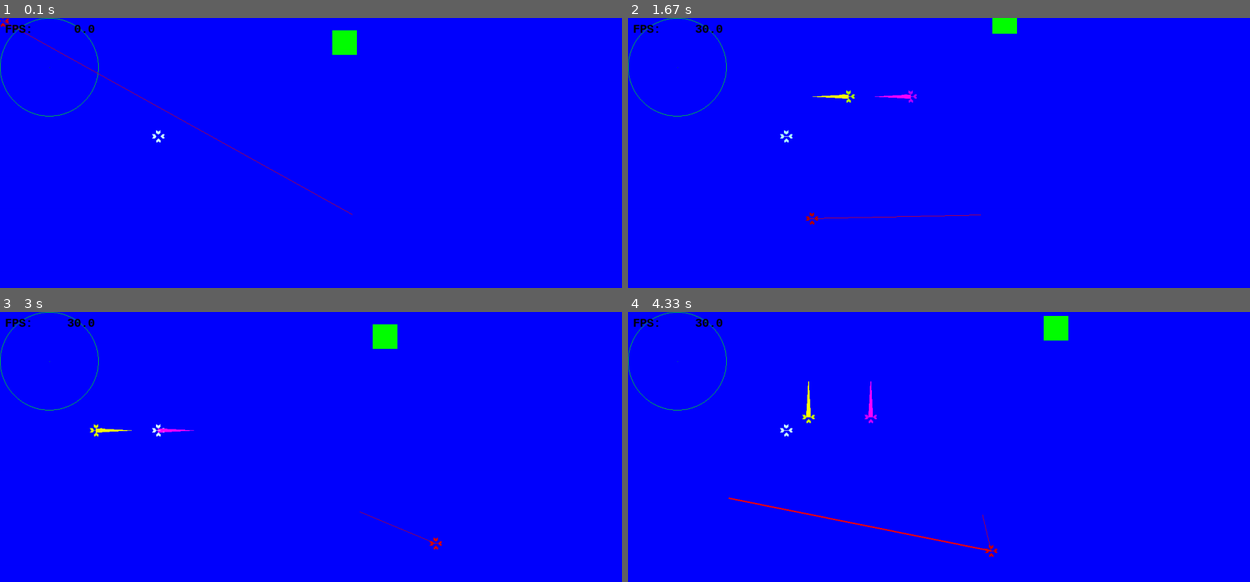
Above: before the commit, frames 1-4 (two rows, left to right).
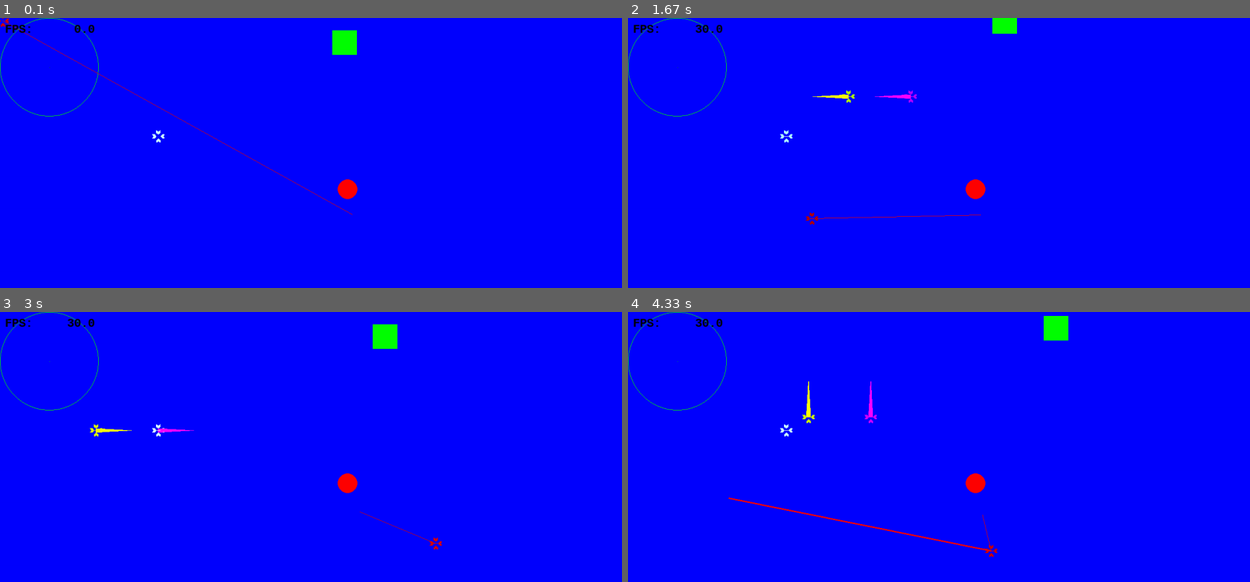
Above: after the commit, the same moments.

Repository: Wyveery/LearningPytho
Game: pygame game, started from pygamesnake.py
Same seed, same stepped clock (60 frames per second), same inputs: the game is played once before the commit and once after it.
Inputs (mouse positions are in pixels of both pictures, inside the frame that each line leads up to):
- Up to frame 1 (0.1 s): no input
- Up to frame 2 (1.67 s): hold Right 0.33-0.8 s; move the mouse to (957, 231) at 0.37 s; hold Up 0.83-1.13 s; hold W 0.83-1.13 s; move the mouse to (1206, 204) at 0.87 s; hold Right 1.17-1.63 s; hold D 1.17-1.63 s; move the mouse to (814, 217) at 1.2 s
- Up to frame 3 (3 s): hold Left 1.67-2.2 s; hold A 1.67-2.2 s; move the mouse to (136, 449) at 1.7 s; hold Down 2.23-2.53 s; hold S 2.23-2.53 s; move the mouse to (454, 371) at 2.27 s; hold Left 2.57-2.97 s; hold A 2.57-2.97 s; move the mouse to (435, 544) at 2.6 s
- Up to frame 4 (4.33 s): hold Up 3-3.37 s; hold W 3-3.37 s; move the mouse to (994, 376) at 3.03 s; hold Right 3.4-4.03 s; hold D 3.4-4.03 s; move the mouse to (727, 498) at 3.43 s; hold Down from 4.07 s (still down); hold S from 4.07 s (still down); move the mouse to (988, 549) at 4.1 s

The runs differ from the first frame. In frame 1, 0.2% of the frame differs, in the area x 54-58%, y 59-68%; in frame 2, 0.2%; in frame 3, 0.2%; in frame 4, 0.2%.

Commit message:
Update pygamesnake.py

Diff:
--- a/pygamesnake.py
+++ b/pygamesnake.py
@@ -429,13 +429,17 @@
 
 class Apple(VectorSprite):
 
+
+     def _overwrite_parameters(self):
+         self.pos=pygame.math.Vector2(random.randint(0,800), -random.randint(0,400))
+
      def create_image(self):
          self.image = pygame.Surface((40,40))
          pygame.draw.circle(self.image,(255,0,0),(20,20),20)
          self.image.set_colorkey((0,0,0))
          self.image.convert_alpha()
          self.image0 = self.image.copy()
-         sef.rect = self.image.gt_rect()
+         self.rect = self.image.get_rect()
 
 class Smoke(VectorSprite):
 
@@ -577,16 +581,19 @@
     def paint(self):
         """painting on the surface and create sprites"""
         self.allgroup =  pygame.sprite.LayeredUpdates() # for drawing
-        self.tracergroup = pygame.sprite.Group()
+        #self.tracergroup = pygame.sprite.Group()
         self.mousegroup = pygame.sprite.Group()
-        self.explosiongroup = pygame.sprite.Group()
+        #self.explosiongroup = pygame.sprite.Group()
         self.snakegroup = pygame.sprite.Group()
+        self.applegroup = pygame.sprite.Group()
+
+
         Mouse.groups = self.allgroup, self.mousegroup
-
         VectorSprite.groups = self.allgroup
         Flytext.groups = self.allgroup
-        Explosion.groups= self.allgroup, self.explosiongroup
+        #Explosion.groups= self.allgroup, self.explosiongroup
         Snake.groups = self.allgroup, self.snakegroup
+        Apple.groups = self.allgroup, self.applegroup
 
 
 
@@ -600,6 +607,8 @@
         self.player1 =  Spaceship(warp_on_edge=True, pos=pygame.math.Vector2(PygView.width/2,-PygView.height/2))
         self.player2 =  Spaceship(warp_on_edge=True, pos=pygame.math.Vector2(PygView.width/2+100,-PygView.height/2))
         self.snake1 = Snake()
+
+        Apple()
 
 
     def run(self):
